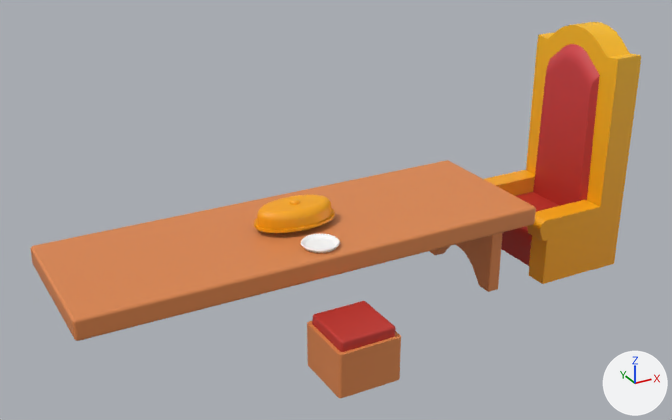
An edit to the FBX model Assets/Game/Art/Models/Environment/KingTable/kingTable.fbx, drawn before and after from the same camera.
Rendered twice from a 50 mm camera at (-0.326, -0.667, 0.349) aimed at (0.03, -0.019, 0.025). Every picture has the same lights, and +X, +Y and +Z are marked at lower right. Where no turn or scale is listed for an object, it has been applied to the vertices.

Before the edit, the objects in view are built like this:
```python
me_mesh = bpy.data.meshes.new('Mesh')
me_mesh.from_pydata(...)  # 192 vertices, 172 faces; spans x -0.0285..0.0285, y -0.0285..0.0285, z -0.0244..0.0244
me_mesh.materials.append(mat_colorpalette)  # picture img_colorpalette_png
me_mesh_001 = bpy.data.meshes.new('Mesh.001')
me_mesh_001.from_pydata(...)  # 224 vertices, 195 faces; spans x -0.052..0.052, y -0.057..0.057, z -0.119..0.119
me_mesh_001.materials.append(mat_colorpalette)  # picture img_colorpalette_png
me_mesh_003 = bpy.data.meshes.new('Mesh.003')
me_mesh_003.from_pydata(...)  # 164 vertices, 147 faces; spans x -0.0062..0.0062, y -0.0523..0.0523, z -0.0353..0.0353
me_mesh_003.materials.append(mat_colorpalette)  # picture img_colorpalette_png
ob_chair = bpy.data.objects.new('chair', me_mesh)
ob_chair.location = (0.0, -0.1037, -0.0573)
ob_kingchair = bpy.data.objects.new('kingChair', me_mesh_001)
ob_kingchair.location = (0.2825, 0.0, 0.0331)
ob_tableleg = bpy.data.objects.new('tableLeg', me_mesh_003)
ob_tableleg.location = (0.1835, 0.0, -0.0441)
# also in view: 'tableTop' at (0.0, 0.0, 0.0); 'bigPlate' at (0.0, 0.0, 0.024); 'plate' at (0.0, -0.047, 0.011)
```
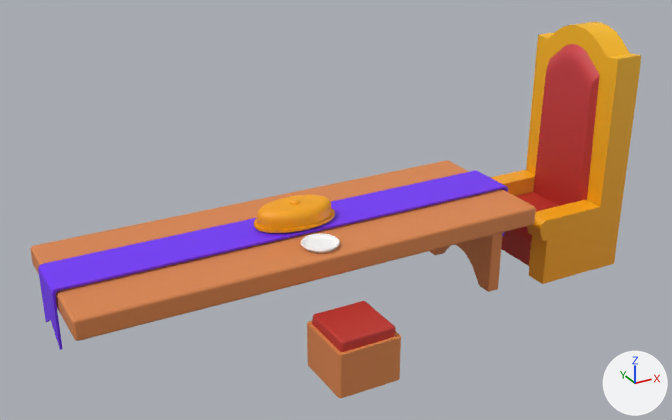
The change, as a diff of the scene's bpy script:
```diff
--- a/Assets/Game/Art/Models/Environment/KingTable/kingTable.fbx.py
+++ b/Assets/Game/Art/Models/Environment/KingTable/kingTable.fbx.py
@@ me_mesh_006 @@
+me_mesh_006.from_pydata(...)  # 60 vertices, 58 faces; spans x -0.215..0.215, y -0.024..0.024, z -0.04..0.013
+me_mesh_006.materials.append(mat_colorpalette)  # picture img_colorpalette_png
@@ ob_polysurface2 @@
+ob_polysurface2 = bpy.data.objects.new('polySurface2', me_mesh_006)
+ob_polysurface2.location = (0.0, 0.0, 0.0)
```

Where the change shows, as pixel boxes (x1, y1, x2, y2) in the pictures (672 x 420 px):
'polySurface2', added (purple)
    after: (38, 170, 508, 350)
